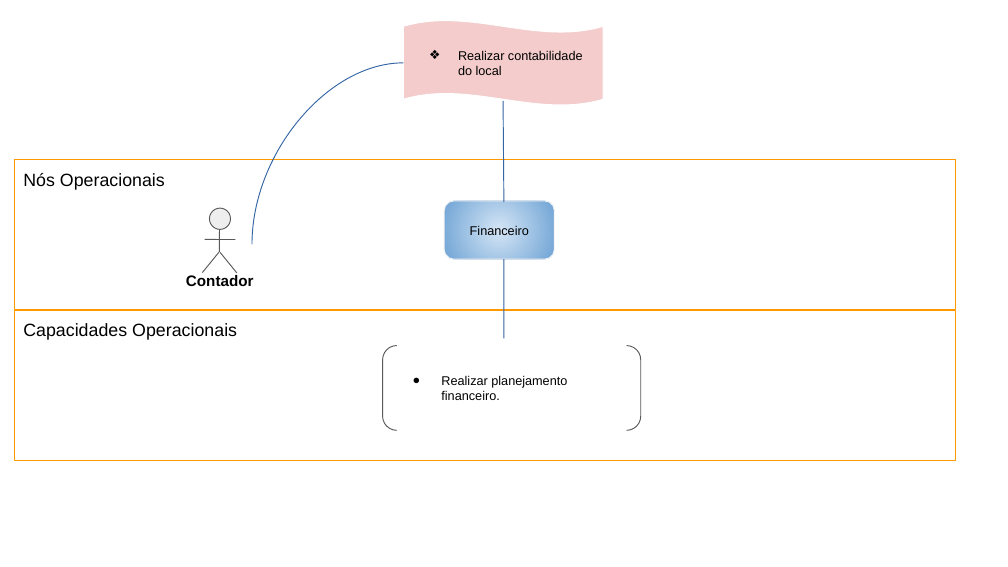
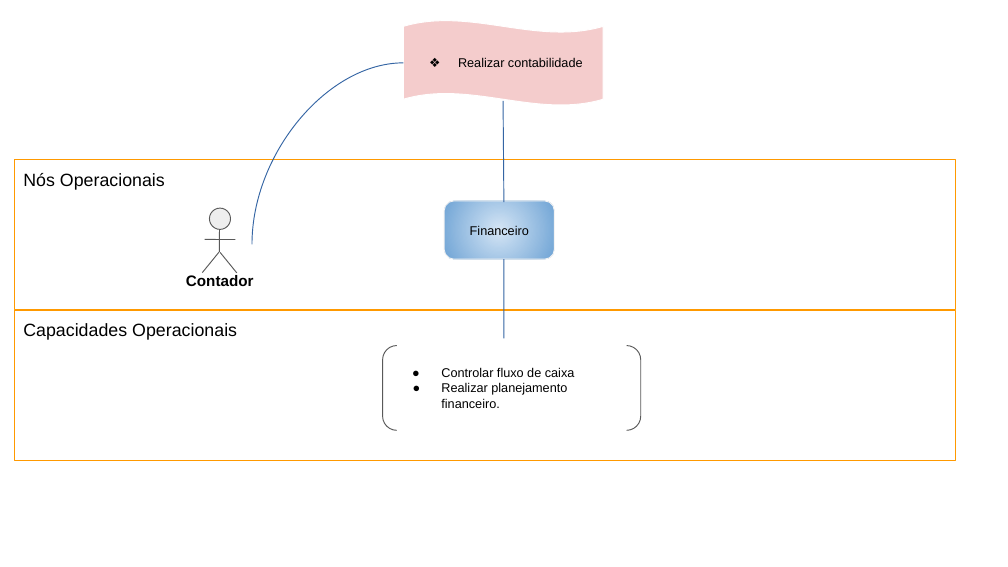
Before and after one commit to Darienzo08/ope_ads, a slide deck: slide 4 of docs/ARTEFATOS(15-23)/Arquitetura_Negócio/15) Arquitetura de Negócio para cada Cenário.pptx (slide 5 before the commit). Drawn at 1008x567 pixels with LibreOffice and Linux fonts; fonts in the diff are those of the drawing. Boxes give left, top, right and bottom in pixels: in the first picture for what was removed or moved away, otherwise in the second. Text is boxed around its words. In the diff, an @@ line names an element or a change of style, - is before the commit and + after.

```diff
--- a/docs/ARTEFATOS(15-23)/Arquitetura_Negócio/15) Arquitetura de Negócio para cada Cenário.pptx
+++ b/docs/ARTEFATOS(15-23)/Arquitetura_Negócio/15) Arquitetura de Negócio para cada Cenário.pptx
@@ text in wave at (458,57,583,67): text changed @@
-❖ Realizar contabilidade do local
+❖ Realizar contabilidade
@@ text in bracket pair at (441,367,575,377): paragraph added @@
+● Controlar fluxo de caixa
```
Also in this commit, not shown: 2 other slides changed, 1 slide removed, 22 other files.
